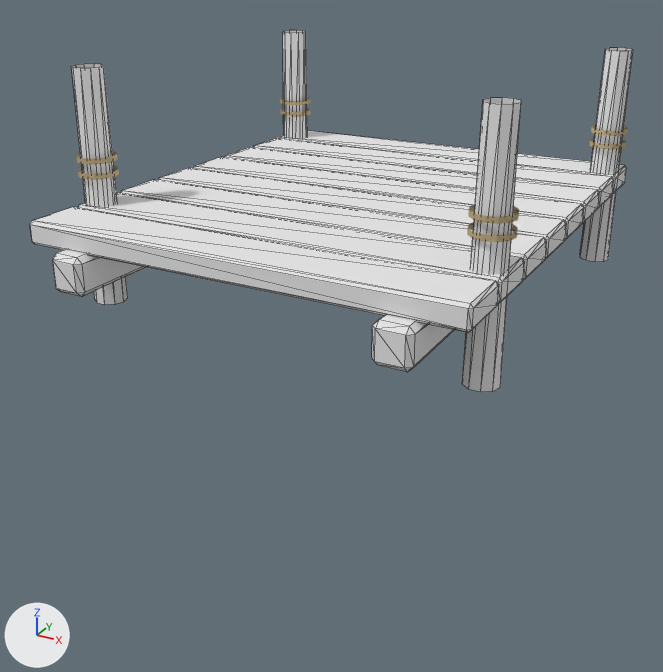
A saved change to the glTF model public/game-assets/architecture/timber-dock.glb.
The view is the same before and after, from a camera (50 mm lens) standing at (2.05, -4.11, 1.33) and looking at (-0.08, -0.24, -0.6). Every picture has the same lights, and +X, +Y and +Z are marked at lower left. The picture after the commit comes second. Mesh edges are drawn as thin lines on the coarser meshes. Where no turn or scale is listed for an object, it has been applied to the vertices. Vertices at exactly the same position are counted once.

Names of what the first picture shows: 'timber-dock|3dtextures-aged-wood', 'timber-dock|3dtextures-oiled-wood', 'timber-dock|twisted-flax-rope'.
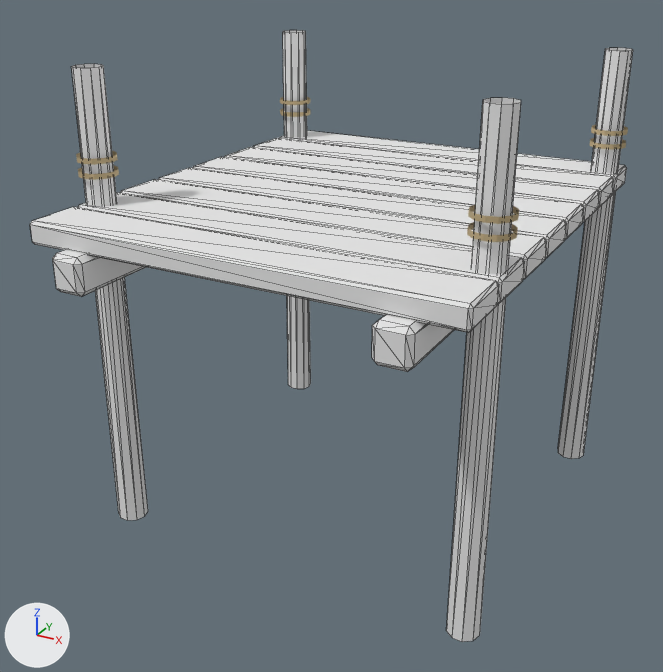
Where the newer file only moved an object's origin or applied its transform, the numbers keep the older frame.

Edits to the bpy script that builds the scene:
```text
Change me_cube_249:
    used by ob_timber_dock_3dtextures_oiled_wood; location = (0.0, -0.1, 0.225)
    remove me_cube_249.from_pydata(...)  # 128 vertices, 168 faces; spans x -1.05..1.05, y -1.27..1.27, z -0.56..0.56
    add me_cube_249.from_pydata(...)  # 128 vertices, 168 faces; spans x -1.05..1.05, y -1.27..1.27, z -1.83..0.56
    me_cube_249 part 1: all 10 vertices in x 0.89..1.05, y 0.92..1.08, z -0.56 are moved by (0.0, 0.0, -1.26)
    me_cube_249 part 2: all 10 vertices in x 0.89..1.05, y -0.88..-0.72, z -0.56 are moved by (0.0, 0.0, -1.26)
    me_cube_249 part 3: all 10 vertices in x -1.05..-0.89, y 0.92..1.08, z -0.56 are moved by (0.0, 0.0, -1.26)
    me_cube_249 part 4: all 10 vertices in x -1.05..-0.89, y -0.88..-0.72, z -0.56 are moved by (0.0, 0.0, -1.26)
```

Changed parts and their boxes [x1, y1, x2, y2] in the pictures (663 x 672 px; the box of a moved part takes in the faces that stretch with it):
'timber-dock|3dtextures-oiled-wood', reshaped (69% taller)
    before: [53, 30, 633, 392]
    after: [53, 30, 633, 642]
part 1 of me_cube_249, moved or reshaped
    before: [580, 48, 633, 262]
    after: [558, 48, 633, 459]
part 2 of me_cube_249, moved or reshaped
    before: [462, 98, 521, 392]
    after: [446, 98, 521, 642]
part 3 of me_cube_249, moved or reshaped
    before: [283, 30, 308, 138]
    after: [283, 30, 311, 389]
part 4 of me_cube_249, moved or reshaped
    before: [72, 64, 128, 305]
    after: [72, 64, 148, 520]
